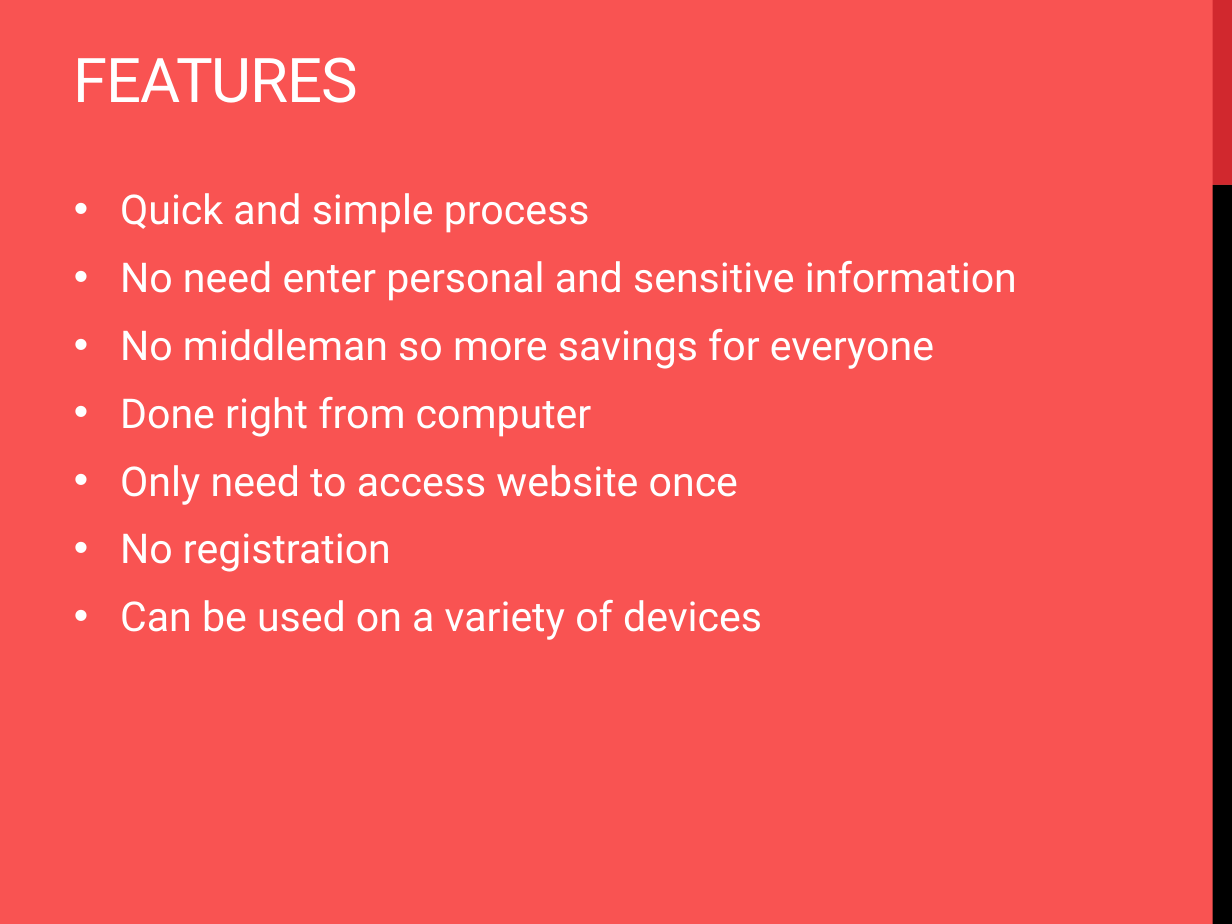
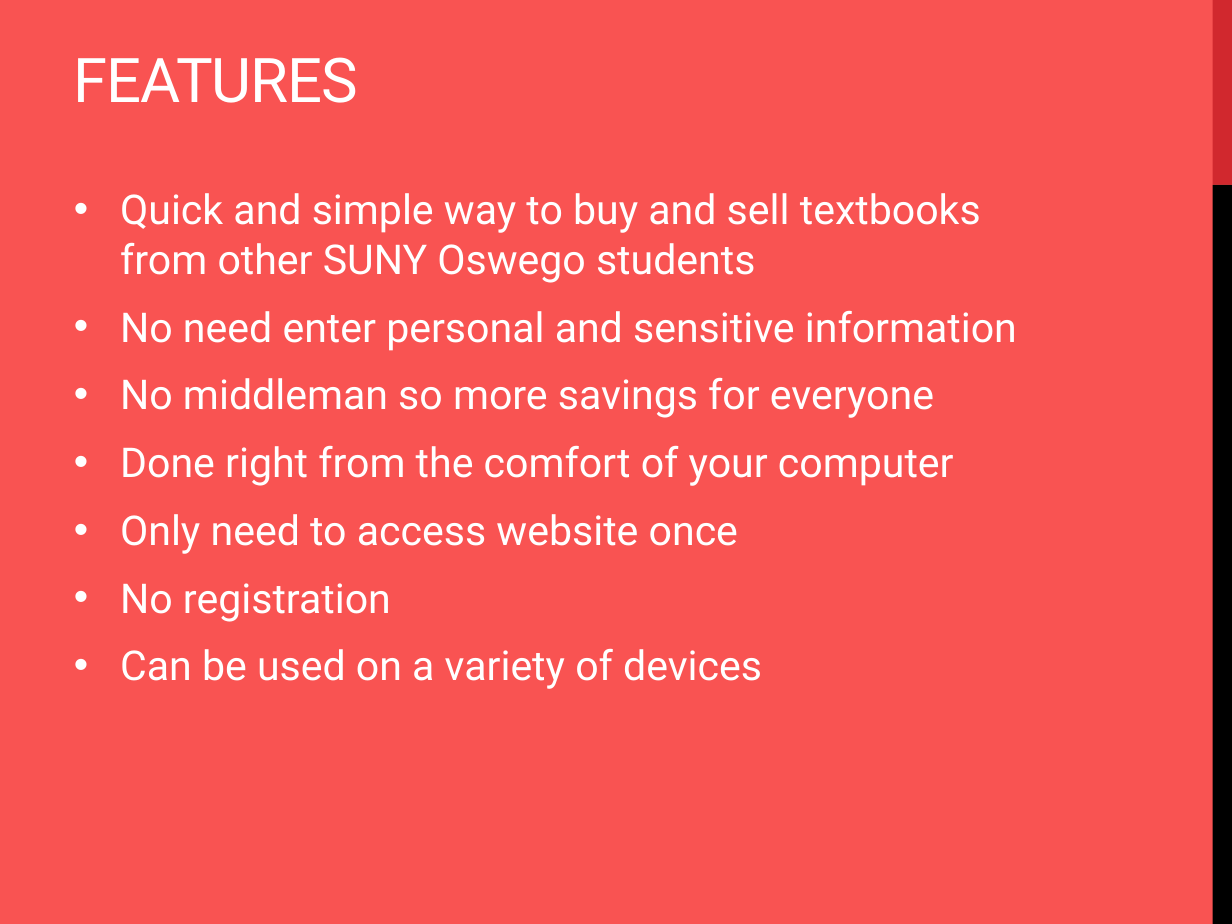
Before and after one commit to antoinesaliba/Laker-Books, a slide deck: slide 4 of Documents/Laker Books Presentation.pptx. Drawn at 1232x924 pixels with LibreOffice and Linux fonts; fonts in the diff are those of the drawing. Boxes give left, top, right and bottom in pixels: in the first picture for what was removed or moved away, otherwise in the second. Text is boxed around its words. In the diff, an @@ line names an element or a change of style, - is before the commit and + after.

```diff
--- a/Documents/Laker Books Presentation.pptx
+++ b/Documents/Laker Books Presentation.pptx
@@ text at (x1=120, y1=193, x2=981, y2=283): text changed @@
-• Quick and simple process
+• Quick and simple way to buy and sell textbooks from other SUNY Oswego students
@@ text at (x1=120, y1=446, x2=954, y2=486): text changed @@
-• Done right from computer
+• Done right from the comfort of your computer
```
Also in this commit, not shown: 1 other slide changed, 1 slide added, 5 other files.
